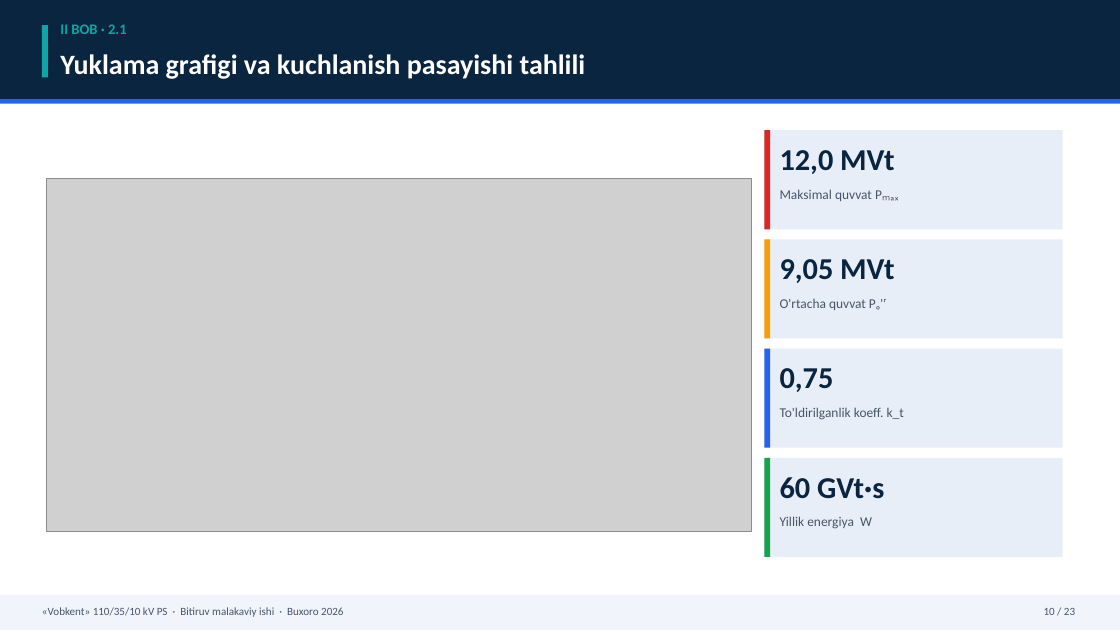
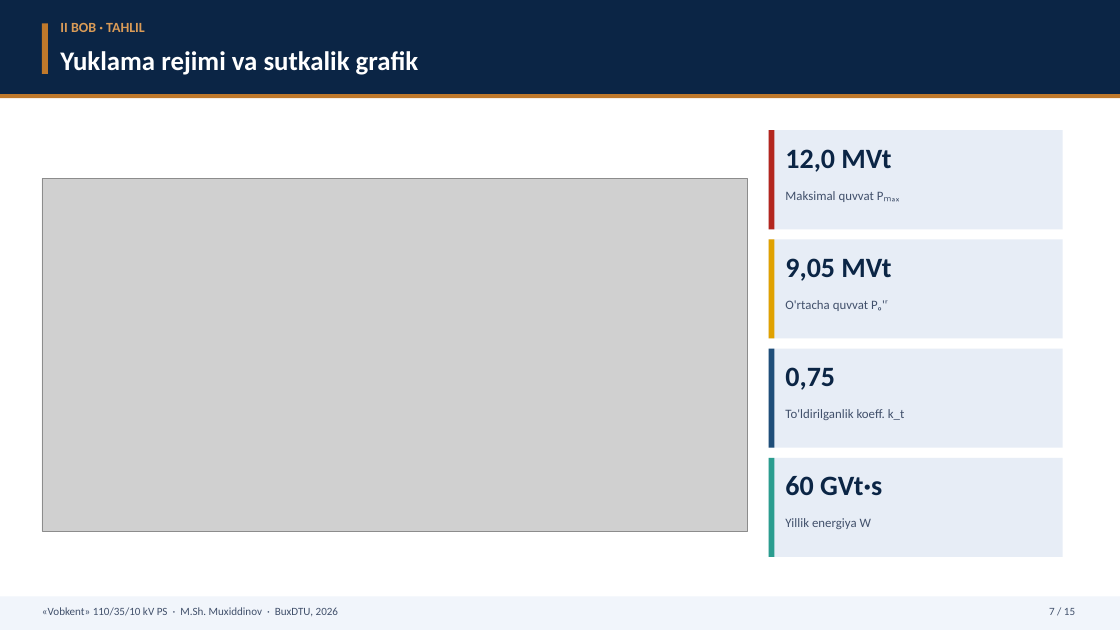
Before and after one commit to sherzod6114/-C-Users-Sherzod-Desktop-BMI_final_v5.docx-, a slide deck: slide 7 of Prezentatsiya_Vobkent_BMI.pptx (slide 10 before the commit). Drawn at 1120x630 pixels with LibreOffice and Linux fonts; fonts in the diff are those of the drawing; grey boxes stand for pictures. Boxes give left, top, right and bottom in pixels: in the first picture for what was removed or moved away, otherwise in the second. Text is boxed around its words. In the diff, an @@ line names an element or a change of style, - is before the commit and + after.

```diff
--- a/Prezentatsiya_Vobkent_BMI.pptx
+++ b/Prezentatsiya_Vobkent_BMI.pptx
@@ rectangle resized from (x1=0, y1=0, x2=1120, y2=99) to (x1=0, y1=0, x2=1120, y2=94) @@
@@ rectangle at (x1=0, y1=0, x2=1120, y2=94): fill #0A2540 to #0B2545 @@
@@ rectangle at (x1=42, y1=24, x2=48, y2=74): fill #0EA5A4 to #C0792B @@
@@ text at (x1=60, y1=23, x2=145, y2=32): text changed; size 12.5 to 12 pt; text colour #0EA5A4 to #D99B57 @@
-II BOB · 2.1
+II BOB · TAHLIL
@@ text at (x1=60, y1=51, x2=418, y2=75): text changed; size 24 to 23 pt @@
-Yuklama grafigi va kuchlanish pasayishi tahlili
+Yuklama rejimi va sutkalik grafik
@@ rectangle moved from (x1=0, y1=99, x2=1120, y2=104) to (x1=0, y1=94, x2=1120, y2=98) @@
@@ rectangle at (x1=0, y1=94, x2=1120, y2=98): fill #2563EB to #C0792B @@
@@ rectangle at (x1=769, y1=130, x2=775, y2=229): fill #DC2626 to #B3261E @@
@@ rectangle resized from (x1=765, y1=130, x2=1063, y2=229) to (x1=769, y1=130, x2=1063, y2=229) @@
@@ picture moved from (x1=46, y1=178, x2=752, y2=531) to (x1=42, y1=178, x2=748, y2=531) @@
@@ rectangle at (x1=769, y1=239, x2=775, y2=339): fill #F59E0B to #E0A100 @@
@@ rectangle resized from (x1=765, y1=239, x2=1063, y2=339) to (x1=769, y1=239, x2=1063, y2=339) @@
@@ size 26 to 24 pt, text colour #0A2540 to #0B2545 in 4 elements at (x1=785, y1=367, x2=835, y2=390), (x1=785, y1=476, x2=882, y2=496), (x1=785, y1=149, x2=891, y2=172), (x1=785, y1=258, x2=891, y2=281) @@
@@ rectangle at (x1=769, y1=349, x2=775, y2=448): fill #2563EB to #1F4E79 @@
@@ rectangle resized from (x1=765, y1=349, x2=1063, y2=448) to (x1=769, y1=349, x2=1063, y2=448) @@
@@ size 11.5 to 11 pt, text colour #475569 to #41506B in 4 elements at (x1=785, y1=518, x2=871, y2=529), (x1=785, y1=191, x2=874, y2=202), (x1=785, y1=300, x2=888, y2=311), (x1=785, y1=409, x2=905, y2=420) @@
@@ 4 rectangles moved together from (x1=765, y1=130, x2=770, y2=557) to (x1=769, y1=130, x2=775, y2=557) @@
@@ rectangle at (x1=769, y1=458, x2=775, y2=557): fill #16A34A to #2A9D8F @@
@@ fill #E8EEF7 to #E7EDF6 in 4 elements at (x1=769, y1=130, x2=1063, y2=229), (x1=769, y1=239, x2=1063, y2=339), (x1=769, y1=349, x2=1063, y2=448), (x1=769, y1=458, x2=1063, y2=557) @@
@@ rectangle resized from (x1=765, y1=458, x2=1063, y2=557) to (x1=769, y1=458, x2=1063, y2=557) @@
@@ text at (x1=42, y1=607, x2=338, y2=616): text changed; text colour #475569 to #41506B @@
-«Vobkent» 110/35/10 kV PS · Bitiruv malakaviy ishi · Buxoro 2026
+«Vobkent» 110/35/10 kV PS · M.Sh. Muxiddinov · BuxDTU, 2026
@@ text at (x1=1049, y1=608, x2=1075, y2=615): text changed; text colour #475569 to #41506B @@
-10 / 23
+7 / 15
```
Also in this commit, not shown: 10 other slides changed, 4 slides added, 12 slides removed, 14 other files.
